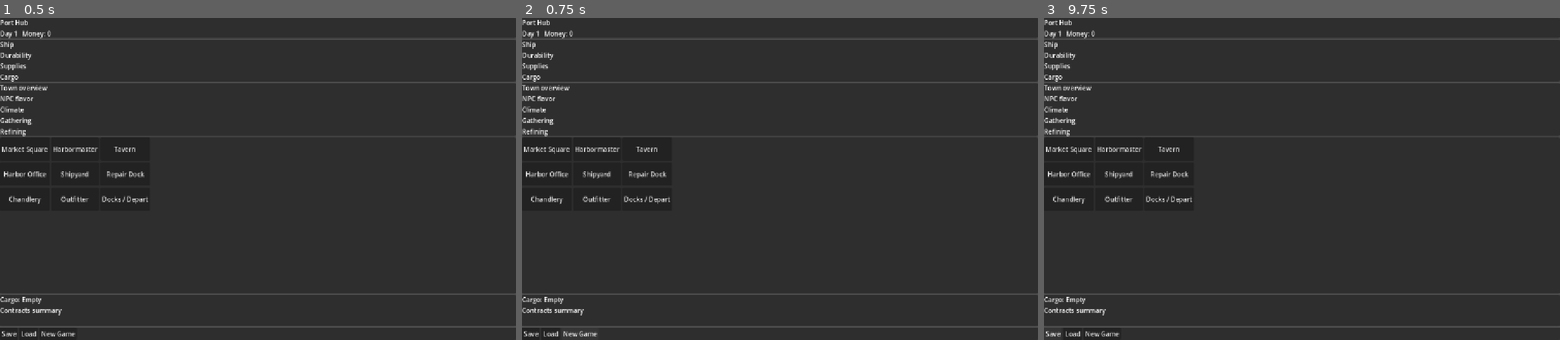
Above: before the commit, frames 1-3 (left to right).
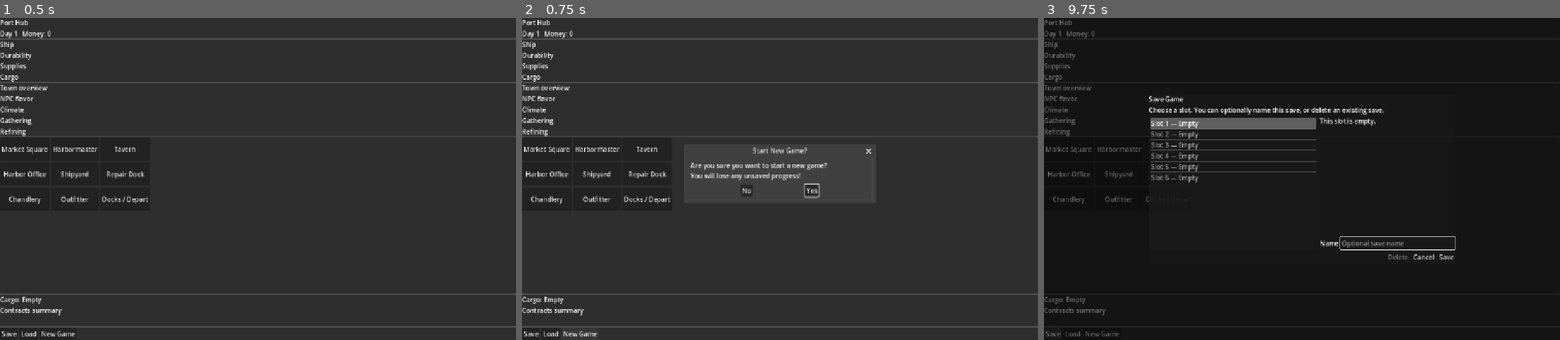
Above: after the commit, the same moments.

Repository: nwrowe/project-northwind
Game: Godot game, scene res://scenes/port/PortScreen.tscn
Same seed, same stepped clock (60 frames per second), same inputs: the game is played once before the commit and once after it. This scene is started directly instead of the project's main scene.
Inputs (mouse positions are in pixels of both pictures, inside the frame that each line leads up to):
- Up to frame 1 (0.5 s): no input
- Up to frame 2 (0.75 s): click "New Game" at 0.5 s
- Up to frame 3 (9.75 s): click "New Game" at 1.25 s; click "Market Square" at 2 s; click "Harbormaster" at 2.75 s; click "Tavern" at 3.5 s; click "Harbor Office" at 4.25 s; click "Shipyard" at 5 s; click "Repair Dock" at 5.75 s; click "Chandlery" at 6.5 s; click "Outfitter" at 7.25 s; click "Docks / Depart" at 8 s; click (1332, 191) at 8.75 s, where only the run after the commit has a clickable "Yes"; click "Save" at 9.5 s

Frame 1 is identical in both runs. In frame 2, 0.9% of the frame differs, in the area x 32-68%, y 40-57%; in frame 3, 67%, in the area x 0-100%, y 0-100%.
Error before the commit: Parse Error: Identifier "_on_taverr_pressed" not declared in the current scope. (res://scripts/ui/PortScreen.gd:37)
Error after the commit: Invalid assignment of property or key 'text' with value of type 'String' on a base object of type 'null instance'. (res://scripts/ui/PortScreen.gd:64)

Commit message:
Update PortScreen.gd
more parse errors

Diff:
--- a/scripts/ui/PortScreen.gd
+++ b/scripts/ui/PortScreen.gd
@@ -34,7 +34,7 @@
 func _ready() -> void:
 	$VBoxContainer/ServicePanel/GridContainer/MarketButton.pressed.connect(_on_market_pressed)
 	$VBoxContainer/ServicePanel/GridContainer/ContractsButton.pressed.connect(_on_contracts_pressed)
-	$VBoxContainer/ServicePanel/GridContainer/TavernButton.pressed.connect(_on_taverr_pressed)
+	$VBoxContainer/ServicePanel/GridContainer/TavernButton.pressed.connect(_on_tavern_pressed)
 	$VBoxContainer/ServicePanel/GridContainer/OfficeButton.pressed.connect(_on_office_pressed)
 	$VBoxContainer/ServicePanel/GridContainer/ShipyardButton.pressed.connect(_on_shipyard_pressed)
 	$VBoxContainer/ServicePanel/GridContainer/RepairButton.pressed.connect(_on_repair_pressed)
